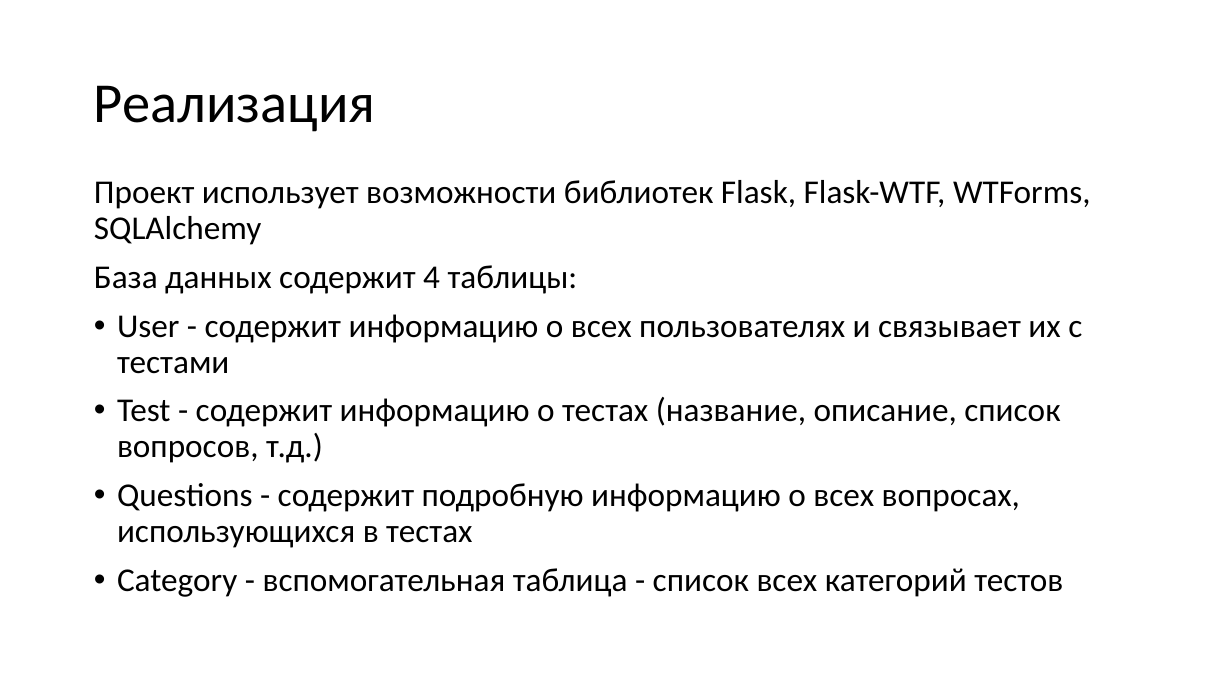
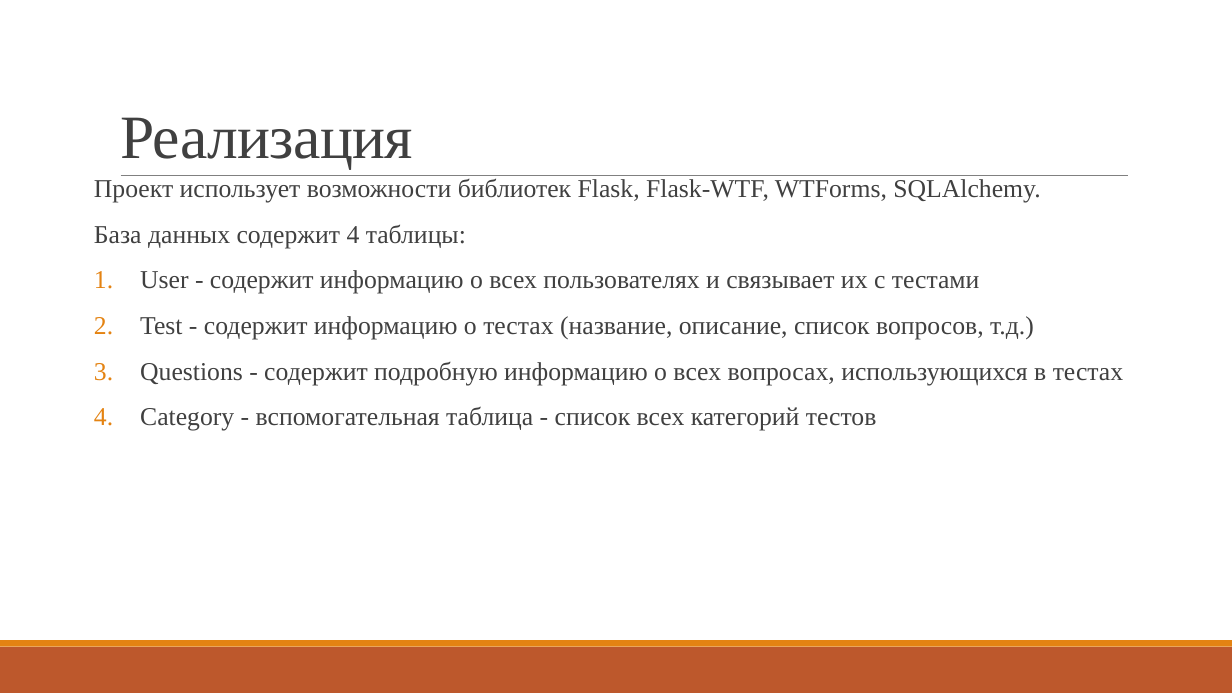
Before and after one commit to Khokholeva/web_project, a slide deck: slide 3 of Презентация веб проекта.pptx. Drawn at 1232x693 pixels with LibreOffice and Linux fonts; fonts in the diff are those of the drawing. Boxes give left, top, right and bottom in pixels: in the first picture for what was removed or moved away, otherwise in the second. Text is boxed around its words. In the diff, an @@ line names an element or a change of style, - is before the commit and + after.

```diff
--- a/Презентация веб проекта.pptx
+++ b/Презентация веб проекта.pptx
@@ title "Реализация": place and size @@
-title "Реализация" at <box>94,85,375,132</box>
+title "Реализация" at <box>120,117,413,169</box>
@@ title "Реализация" at <box>120,117,413,169</box>: size 44 to 48 pt, font Calibri to Times New Roman, text colour #000000 to #404040, letter spacing 0 to -0.5 pt; line spacing 0.9 to 0.85; vertical alignment middle to bottom @@
@@ text at <box>94,178,1040,203</box>: text changed; size 25.9 to 20 pt; font Calibri to Times New Roman; text colour #000000 to #404040 @@
-Проект использует возможности библиотек Flask, Flask-WTF, WTForms, SQLAlchemy
+Проект использует возможности библиотек Flask, Flask-WTF, WTForms, SQLAlchemy.
@@ line added from (121, 176) to (1128, 176), #808080 0.5 pt @@
@@ text at <box>94,224,1123,431</box>: size 25.9 to 20 pt, font Calibri to Times New Roman, text colour #000000 to #404040 in "База данных содержит 4 таблицы:", "User - содержит информацию о всех пользователях ...", "Test - содержит информацию о тестах (название, ...", "Questions - содержит подробную информацию о всех ..." and 1 more places; alignment left to justified; more space between paragraphs; bullet • to 1. @@
@@ rectangle added at <box>0,647,1232,693</box>, fill #BD582C @@
@@ rectangle added at <box>0,640,1232,647</box>, fill #E48312 @@
```
Also in this commit, not shown: 4 other slides changed.
